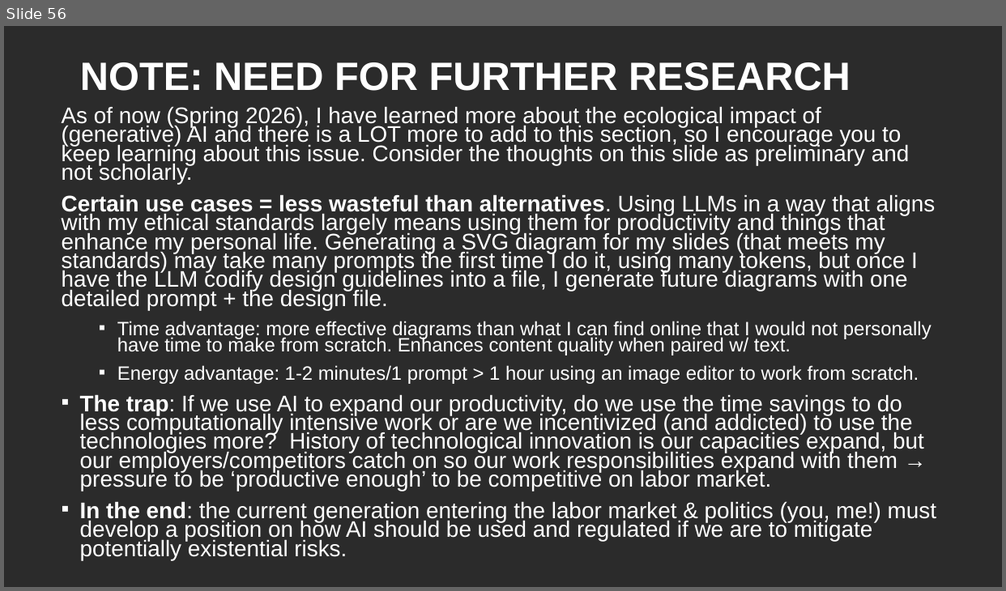
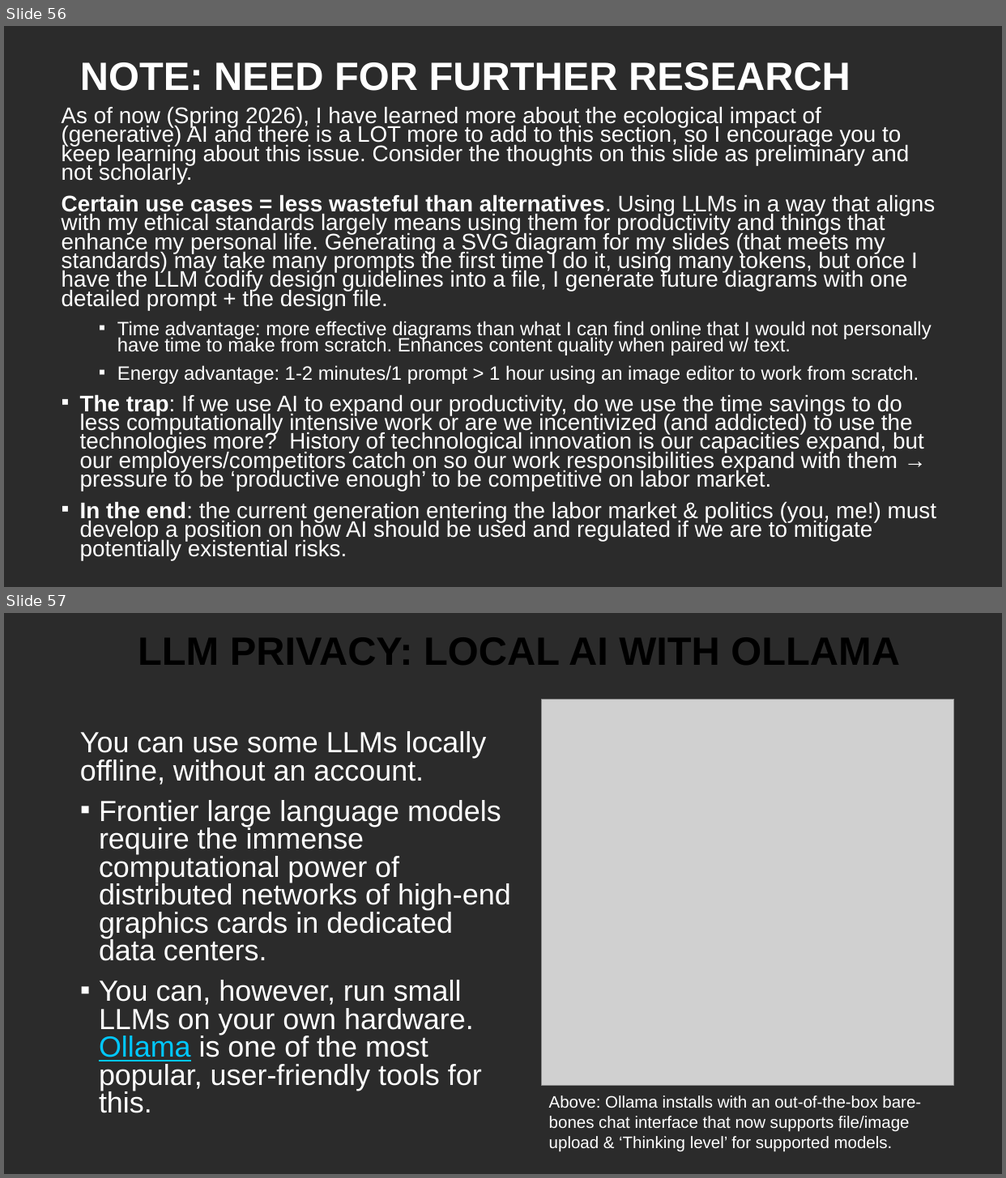
Before and after one commit to CSCI-1100/class_resources_public, a slide deck: downloads/ai_ml_slides.pptx. Shown one above the other, each under a label of ours: slide 56 before the commit, slides 56 and 57 after it. The pictures are 1006x591 and 1006x1178 pixels, drawn with LibreOffice and Linux fonts; fonts in the diff are those of the drawing; grey boxes stand for pictures; background and template pictures are left out; a plain dark background stands for a picture behind light text. Boxes give left, top, right and bottom in pixels: in the first picture for what was removed or moved away, otherwise in the second. Text is boxed around its words. In the diff, an @@ line names an element or a change of style, - is before the commit and + after.

Commit message:
Added ollama slides, more alt text, grammar fixes to slides

```diff
--- a/downloads/ai_ml_slides.pptx
+++ b/downloads/ai_ml_slides.pptx
@@ slide 57 added at (x1=4, y1=613, x2=1002, y2=1174), background picture (left out) @@
@@ title added at (x1=138, y1=637, x2=900, y2=665), 38 pt, text #000000, bold @@
+LLM PRIVACY: LOCAL AI WITH OLLAMA
@@ picture added at (x1=542, y1=699, x2=954, y2=1085) @@
@@ text added at (x1=80, y1=731, x2=511, y2=1114), 28 pt, text #FFFFFF @@
+You can use some LLMs locally offline, without an account.
+▪ Frontier large language models require the immense computational power of distributed networks of high-end graphics cards in dedicated data centers.
+▪ You can, however, run small LLMs on your own hardware. Ollama is one of the most popular, user-friendly tools for this.
@@ text added at (x1=549, y1=1096, x2=921, y2=1152), 16 pt, text #FFFFFF @@
+Above: Ollama installs with an out-of-the-box bare-bones chat interface that now supports file/image upload & ‘Thinking level’ for supported models.
```
Also in this commit, not shown: 5 slides changed, 2 other slides added, 1 other file.
